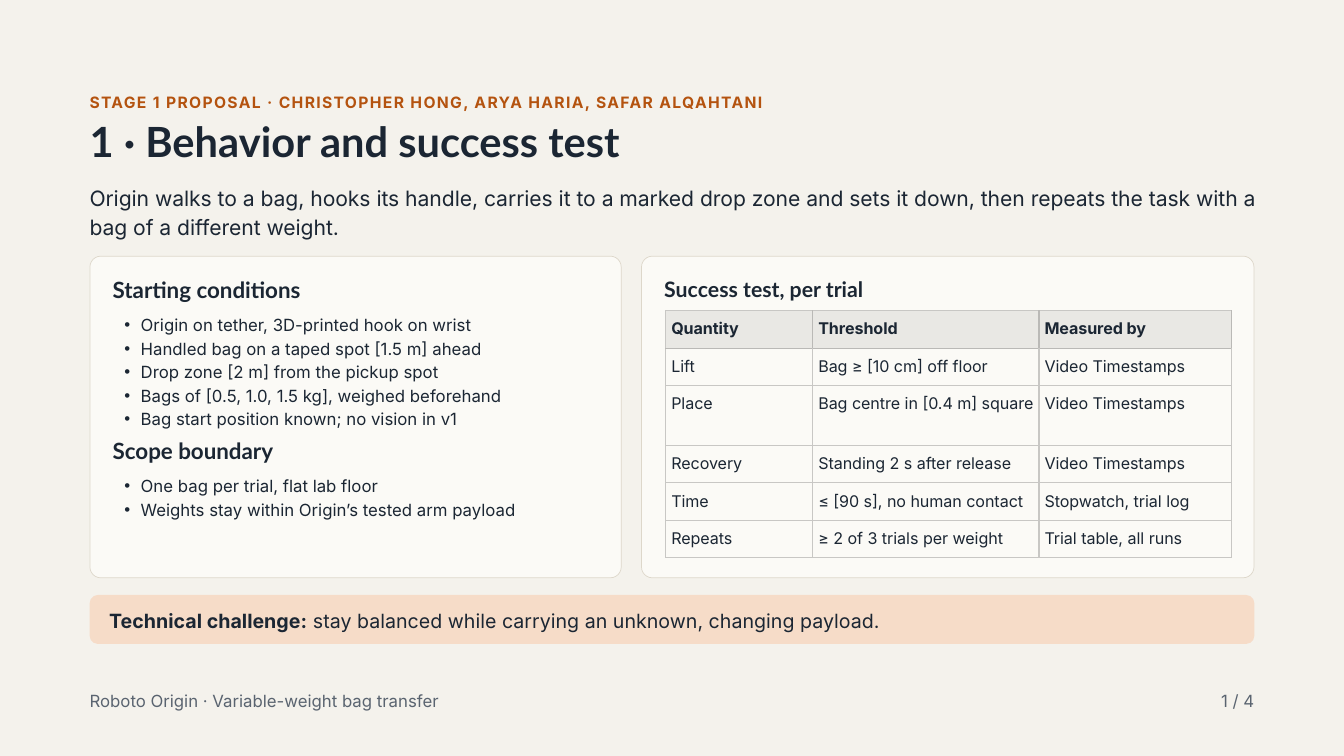
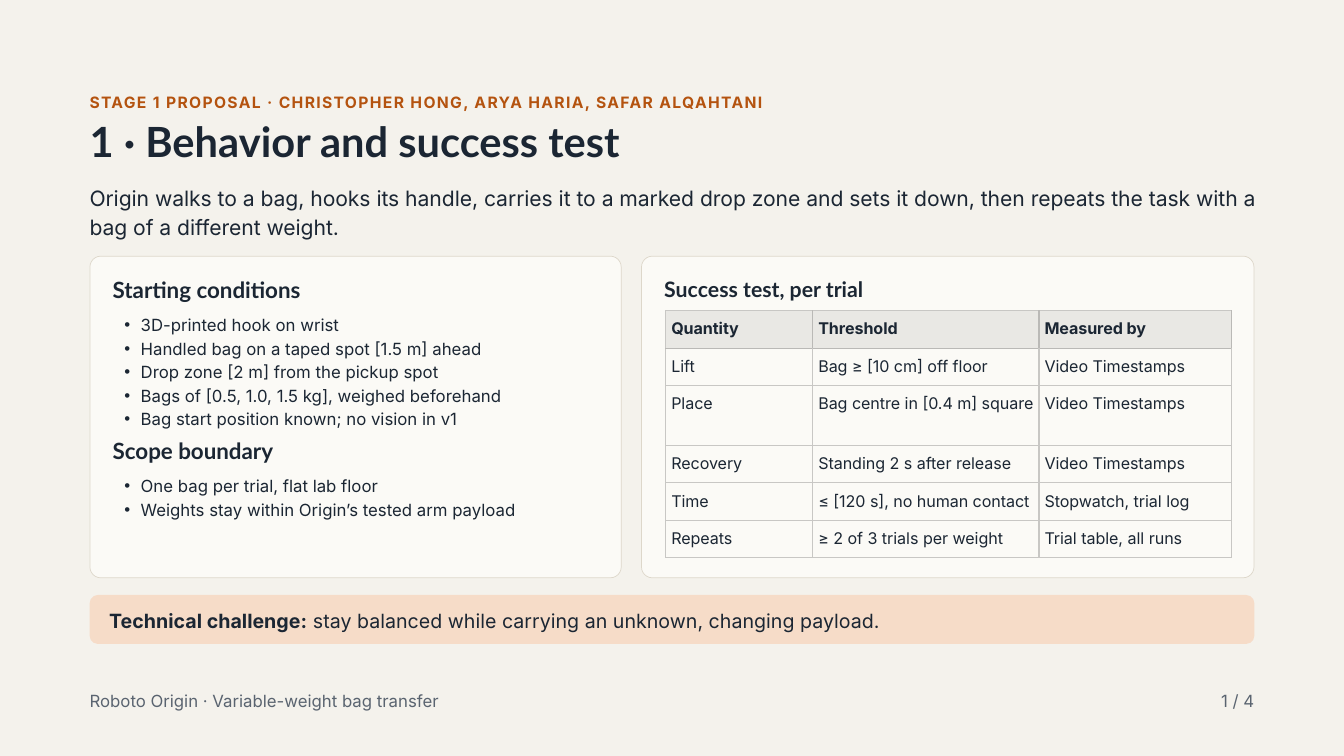
Before and after one commit to aharia2/HCR-FinalProject, a slide deck: slide 2 of Stage 1 Proposal Variable-Weight Bag Transfer on Roboto Origin.pptx. Drawn at 1344x756 pixels with LibreOffice and Linux fonts; fonts in the diff are those of the drawing. Boxes give left, top, right and bottom in pixels: in the first picture for what was removed or moved away, otherwise in the second. Text is boxed around its words. In the diff, an @@ line names an element or a change of style, - is before the commit and + after.

```diff
--- a/Stage 1 Proposal Variable-Weight Bag Transfer on Roboto Origin.pptx
+++ b/Stage 1 Proposal Variable-Weight Bag Transfer on Roboto Origin.pptx
@@ text at <box>141,318,339,335</box>: text changed @@
-• Origin on tether, 3D-printed hook on wrist
+• 3D-printed hook on wrist
@@ table at <box>665,311,1231,558</box> @@
-row 5, column 2: ≤ [90 s], no human contact
+row 5, column 2: ≤ [120 s], no human contact
```
Also in this commit, not shown: 1 other slide changed.
